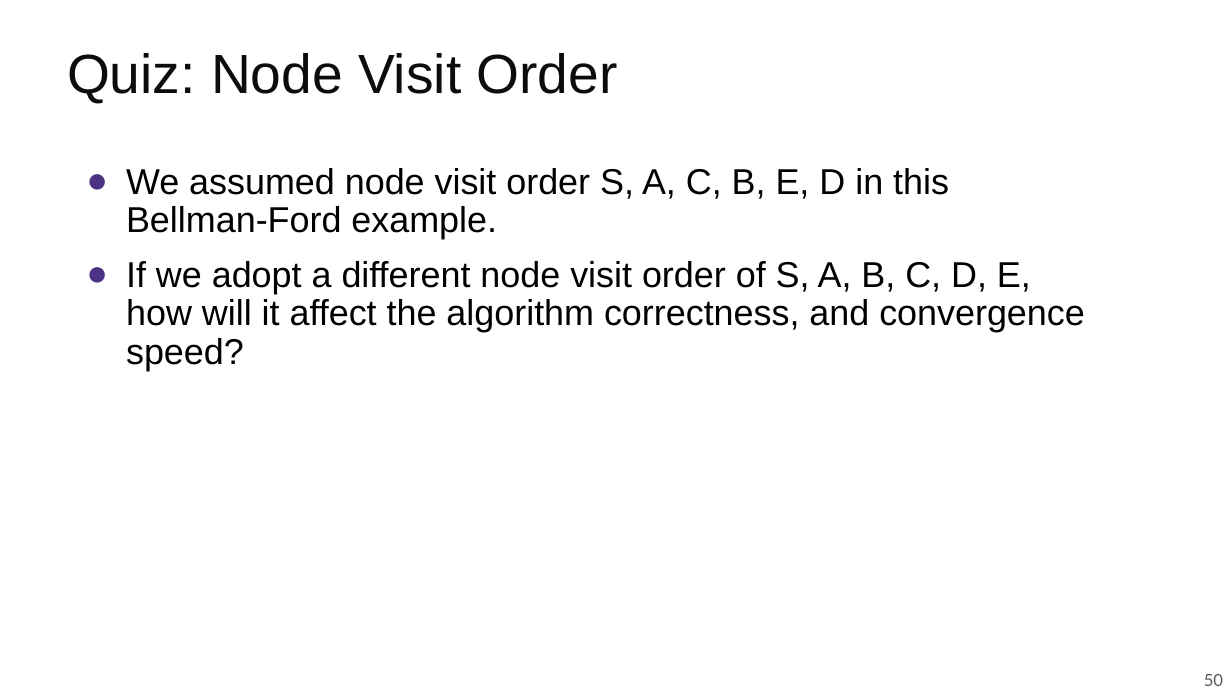
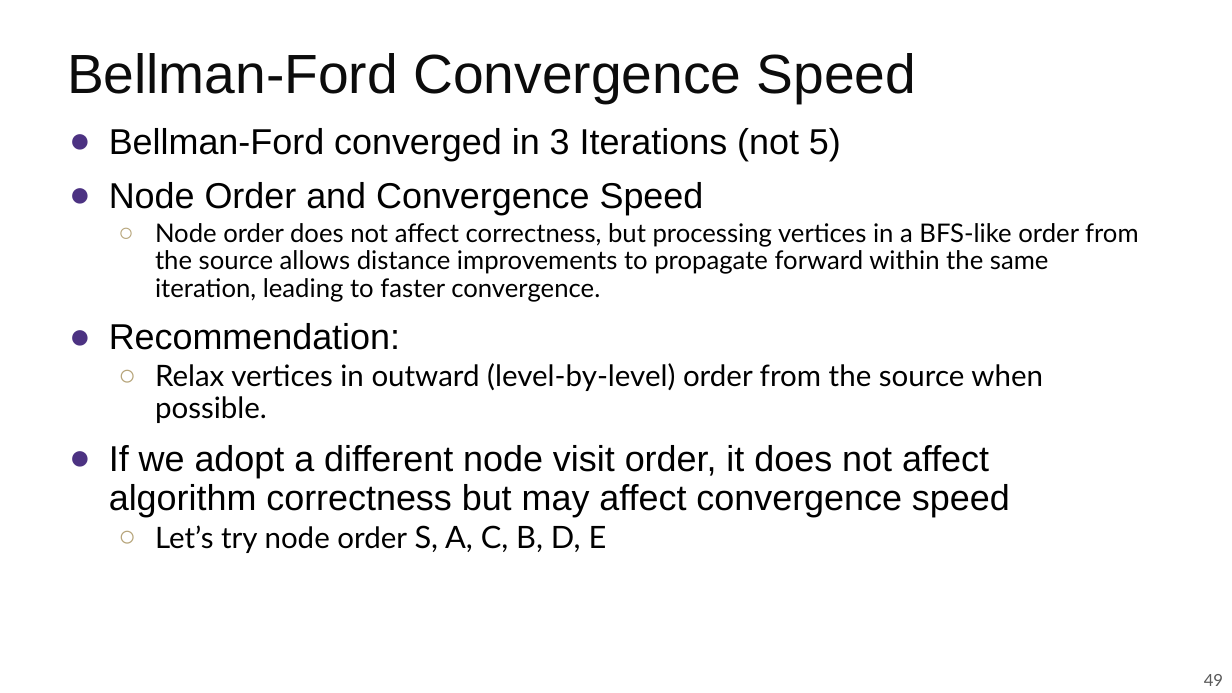
Before and after one commit to guhofstra/CSC175Sp26, a slide deck: slide 49 of PPTs/Lecture 5.1 Shortest Paths Algorithms.pptx (slide 50 before the commit). Drawn at 1232x693 pixels with LibreOffice and Linux fonts; fonts in the diff are those of the drawing. Boxes give left, top, right and bottom in pixels: in the first picture for what was removed or moved away, otherwise in the second. Text is boxed around its words. In the diff, an @@ line names an element or a change of style, - is before the commit and + after.

```diff
--- a/PPTs/Lecture 5.1 Shortest Paths Algorithms.pptx
+++ b/PPTs/Lecture 5.1 Shortest Paths Algorithms.pptx
@@ title at [67, 53, 916, 104]: text changed @@
-Quiz: Node Visit Order
+Bellman-Ford Convergence Speed
@@ text at [109, 128, 1138, 553]: text changed; font Arial to Lato @@
-● We assumed node visit order S, A, C, B, E, D in this Bellman-Ford example.
-● If we adopt a different node visit order of S, A, B, C, D, E, how will it affect the algorithm correctness, and convergence speed?
+● Bellman-Ford converged in 3 Iterations (not 5)
+● Node Order and Convergence Speed
+  ○ Node order does not affect correctness, but processing vertices in a BFS-like order from the source allows distance improvements to propagate forward within the same iteration, leading to faster convergence.
+● Recommendation:
+  ○ Relax vertices in outward (level-by-level) order from the source when possible.
+● If we adopt a different node visit order, it does not affect algorithm correctness but may affect convergence speed
+  ○ Let’s try node order S, A, C, B, D, E
@@ page number at [1204, 674, 1223, 686]: text changed @@
-50
+49
```
Also in this commit, not shown: 6 other slides changed, 4 slides added, 1 other file.
